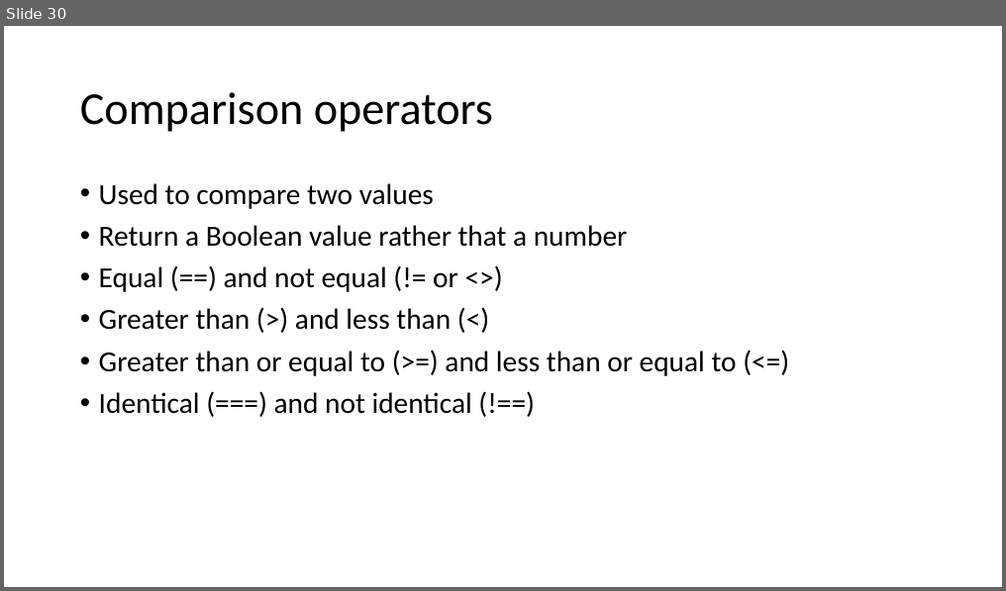
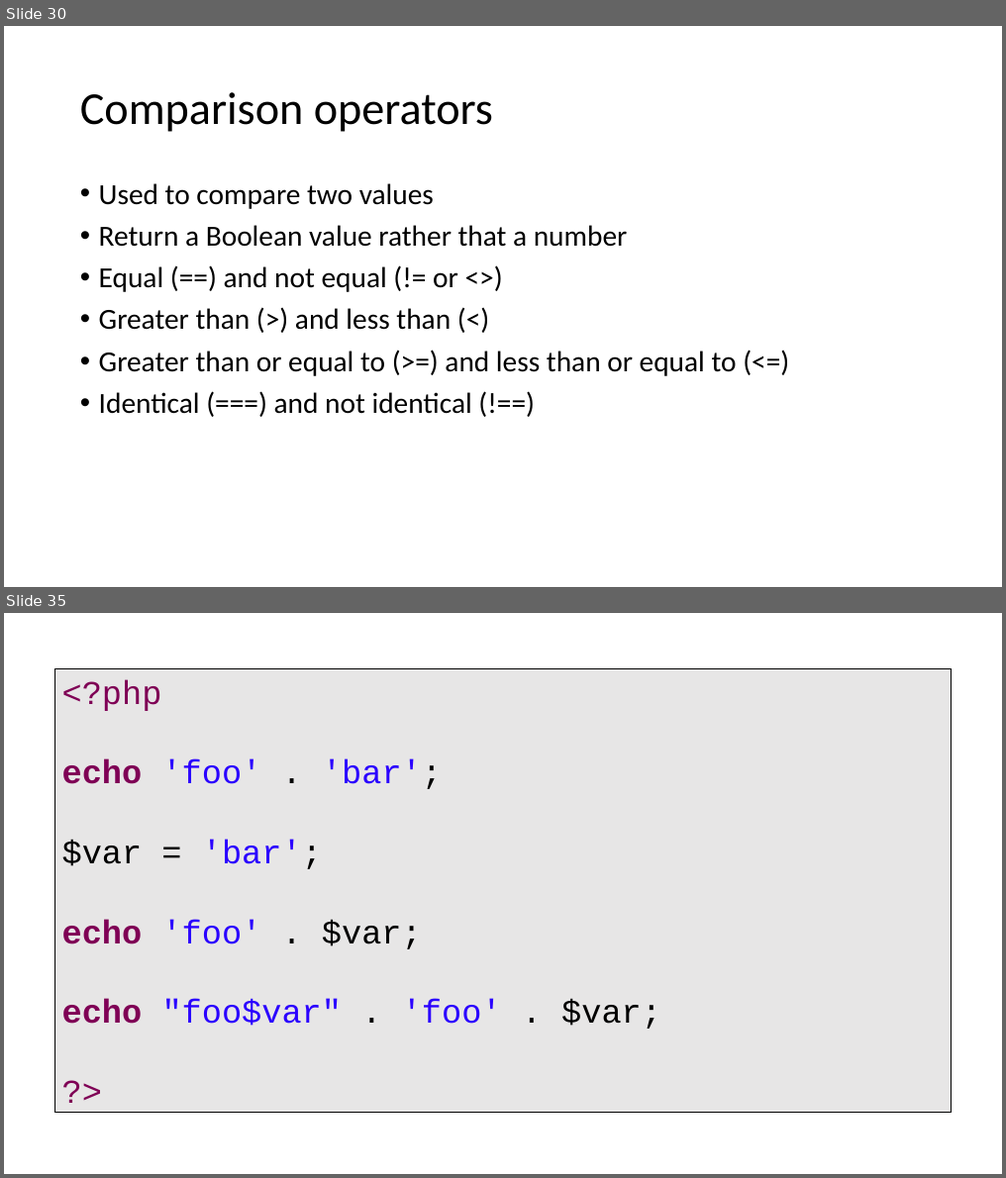
Before and after one commit to PHPEmbark/curriculum, a slide deck: course/1 - Basic Programming/Basics Of Programming.pptx. Shown one above the other, each under a label of ours: slide 30 before the commit, slides 30 and 35 after it; the slides between them are not shown. The pictures are 1006x591 and 1006x1178 pixels, drawn with LibreOffice and Linux fonts; fonts in the diff are those of the drawing. Boxes give left, top, right and bottom in pixels: in the first picture for what was removed or moved away, otherwise in the second. Text is boxed around its words. In the diff, an @@ line names an element or a change of style, - is before the commit and + after.

```diff
--- a/course/1 - Basic Programming/Basics Of Programming.pptx
+++ b/course/1 - Basic Programming/Basics Of Programming.pptx
@@ slide 35 added at (4,613,1002,1174), background #FFFFFF @@
@@ rectangle added at (4,617,19,647), fill #FFFFFF @@
@@ text added at (54,665,951,1116), fill #E7E6E6, outline #000000 0.75 pt, 32 pt, text #2A00FF @@
+<?php
+echo 'foo' . 'bar';
+$var = 'bar';
+echo 'foo' . $var;
+echo "foo$var" . 'foo' . $var;
+?>
```
Also in this commit, not shown: 2 slides changed, 11 other slides added, 1 other file.
